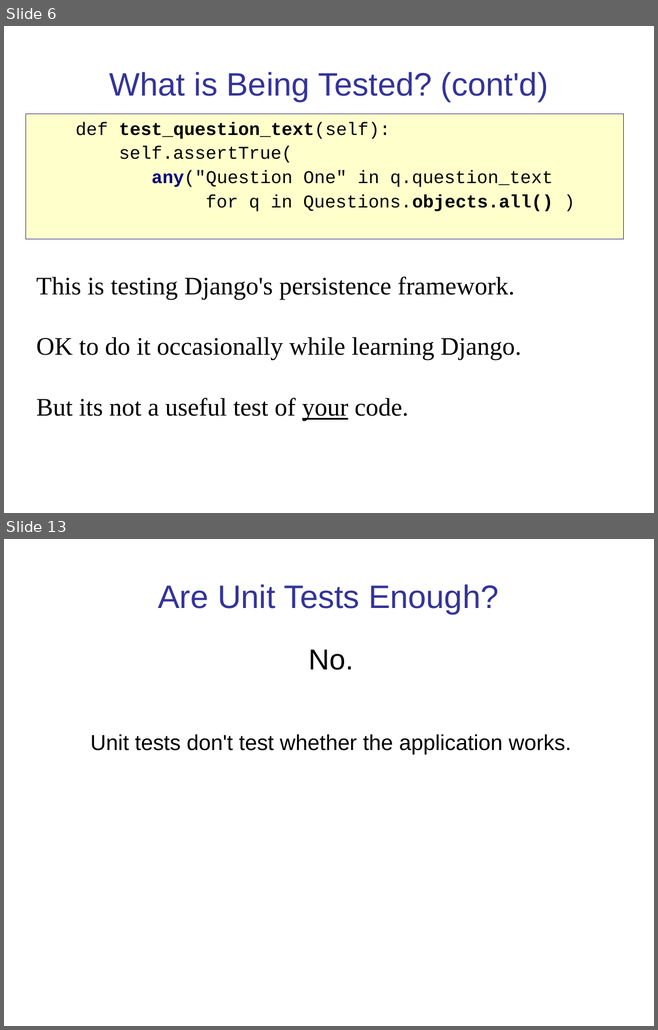
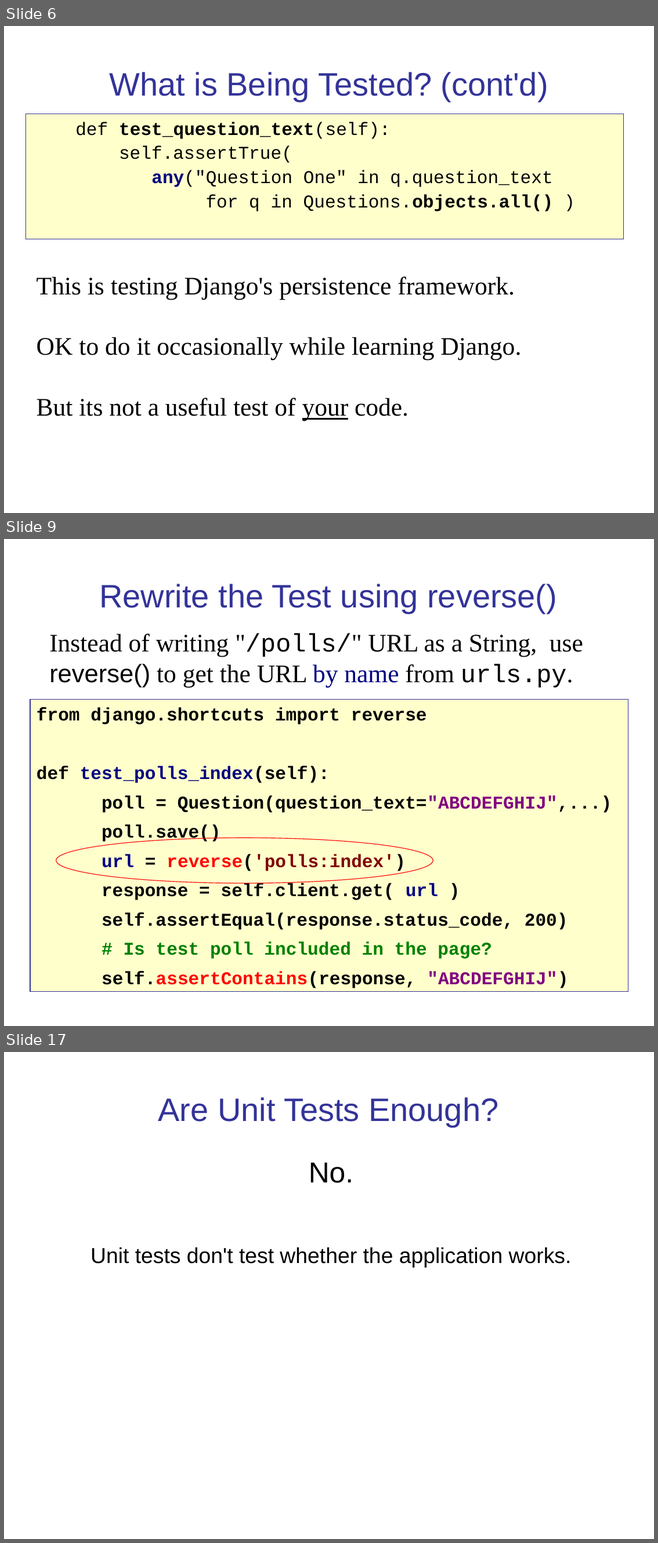
Before and after one commit to cpske/ISP, a slide deck: testing/WebTesting.ppt. Shown one above the other, each under a label of ours: slides 6 and 13 before the commit, slides 6, 9 and 17 after it; the slides between them are not shown. The pictures are 658x1030 and 658x1543 pixels, drawn with LibreOffice and Linux fonts; fonts in the diff are those of the drawing. Boxes give left, top, right and bottom in pixels: in the first picture for what was removed or moved away, otherwise in the second. Text is boxed around its words. In the diff, an @@ line names an element or a change of style, - is before the commit and + after.

```diff
--- a/testing/WebTesting.ppt
+++ b/testing/WebTesting.ppt
@@ slide 9 added at box(4, 539, 654, 1026), background #FFFFFF @@
@@ title added at box(99, 584, 557, 613), 36 pt, text #333399 @@
+Rewrite the Test using reverse()
@@ text added at box(49, 633, 583, 687), 28 pt, text #000000 @@
+Instead of writing "/polls/" URL as a String, use reverse() to get the URL by name from urls.py.
@@ rectangle added at box(30, 700, 628, 992), fill #FFFFCC, outline #333399 0.74 pt, 20 pt, text #000000, bold @@
+from django.shortcuts import reverse
+def test_polls_index(self):
+poll = Question(question_text="ABCDEFGHIJ",...)
+poll.save()
+url = reverse('polls:index')
+response = self.client.get( url )
+self.assertEqual(response.status_code, 200)
+# Is test poll included in the page?
+self.assertContains(response, "ABCDEFGHIJ")
@@ ellipse added at box(56, 838, 433, 884), outline #FF0000 0.74 pt @@
@@ what was slide 13 is now slide 17 @@
```
Also in this commit, not shown: 10 slides changed, 3 other slides added, 1 other file.
